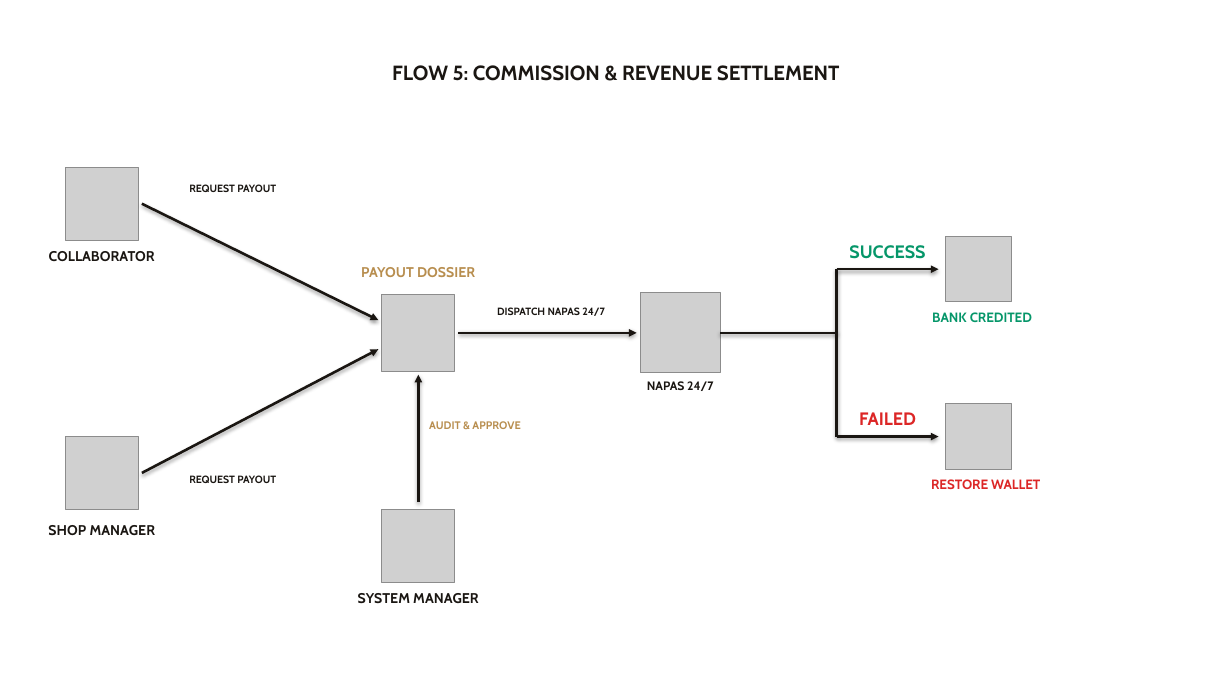
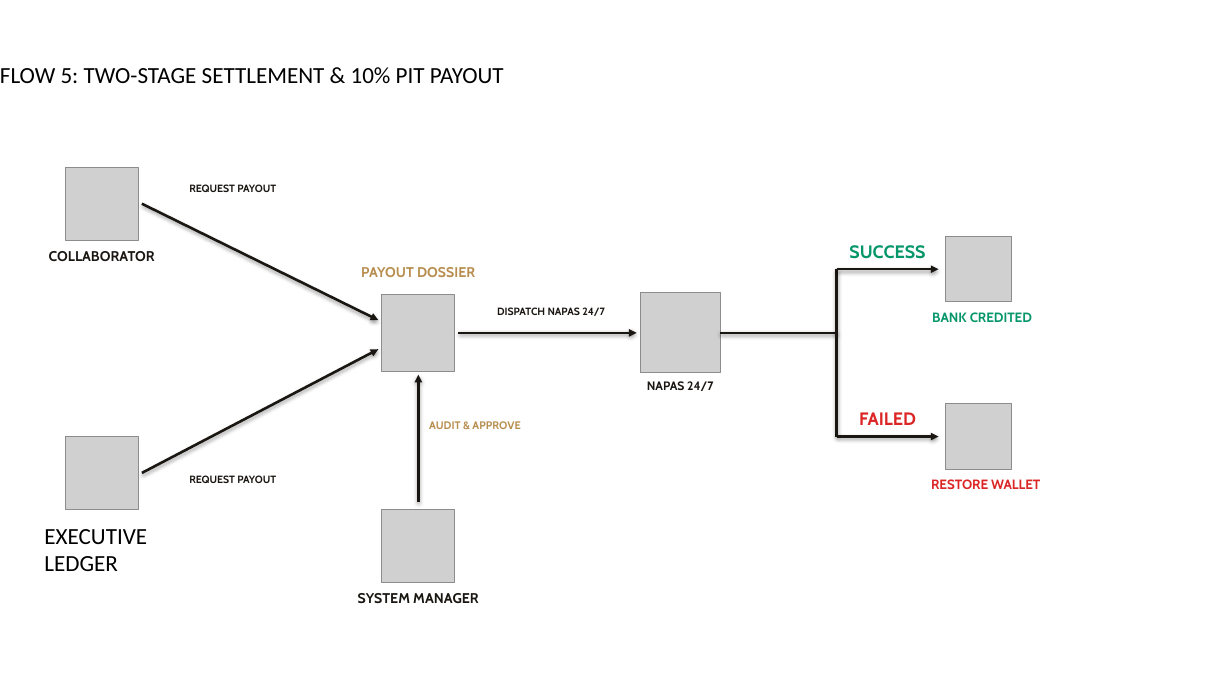
Before and after one commit to thang-nt25/SCANMS-project-capstone-fall26, a slide deck: slide 14 of docs/review 2/FA26SE032_R2_Slide.pptx. Drawn at 1232x693 pixels with LibreOffice and Linux fonts; fonts in the diff are those of the drawing; grey boxes stand for pictures; background and template pictures are left out. Boxes give left, top, right and bottom in pixels: in the first picture for what was removed or moved away, otherwise in the second. Text is boxed around its words. In the diff, an @@ line names an element or a change of style, - is before the commit and + after.

```diff
--- a/docs/review 2/FA26SE032_R2_Slide.pptx
+++ b/docs/review 2/FA26SE032_R2_Slide.pptx
@@ text at (x1=0, y1=67, x2=504, y2=83): text changed; size 16 to 18 pt; font Cabin to Calibri; text colour #1A1612 to #000000; bold off @@
-FLOW 5: COMMISSION & REVENUE SETTLEMENT
+FLOW 5: TWO-STAGE SETTLEMENT & 10% PIT PAYOUT
@@ text at (x1=44, y1=529, x2=147, y2=571): text changed; size 11 to 18 pt; font Cabin to Calibri; text colour #1A1612 to #000000; bold off @@
-SHOP MANAGER
+EXECUTIVE LEDGER
```
Also in this commit, not shown: 10 other slides changed, 26 other files.
